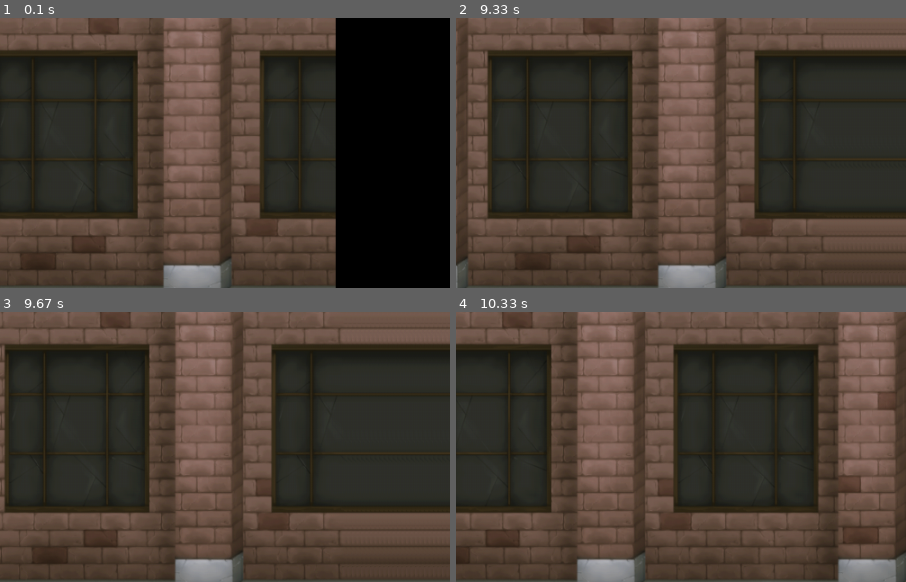
Above: before the commit, frames 1-4 (two rows, left to right).
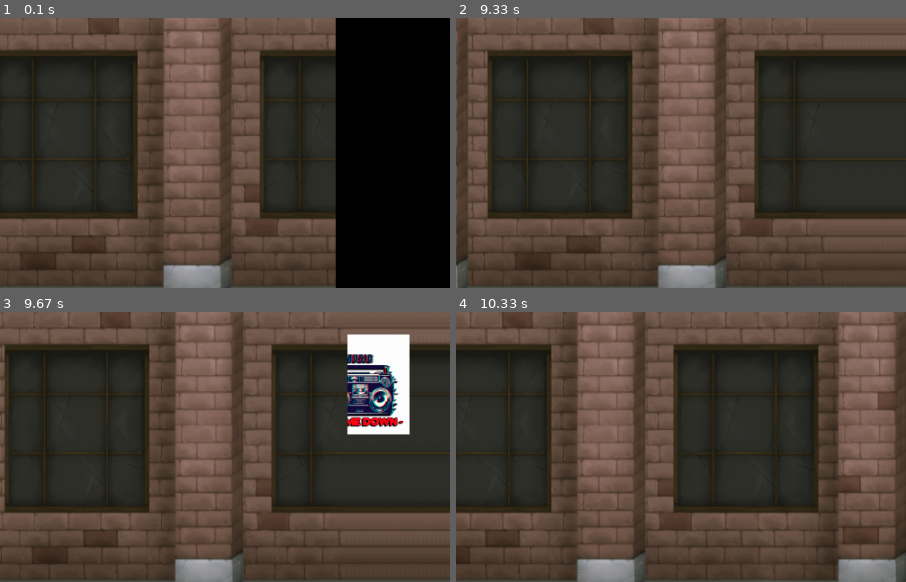
Above: after the commit, the same moments.

Repository: ValorianiO/Pygame-Curso
Game: pygame game, started from Juego.py
Two runs of this game, one before a commit and one after it. Both use one fixed random seed, a clock stepped at 60 frames per second and the inputs below.
Inputs:
- Up to frame 1 (0.1 s): no input
- Up to frame 2 (9.33 s): hold 9 0.33-0.8 s; hold D 0.33-0.8 s; hold 0 0.83-1.3 s; hold D 0.83-1.3 s; tap Space at 0.9, 1.2, 1.4, 1.7, 1.9, 2.2, 2.4, 2.7, 2.9, 3.23, 3.53, 3.73, 4.03, 4.3, 4.6, 4.87, 5.2, 5.63, 6.03, 6.33, 6.7, 7.1, 7.4, 7.6, 7.9, 8.1, 8.43, 8.73, 8.93, 9.23 s; hold M 1.33-1.8 s; hold D 1.33-1.8 s; hold , 1.83-2.3 s; hold D 1.83-2.3 s; hold D 2.33-2.8 s; hold W 2.83-3.13 s; hold D 3.17-3.63 s; hold 0 3.67-4.2 s; hold A 3.67-4.2 s; hold A 4.23-4.77 s; hold S 4.8-5.1 s; hold A 5.13-5.53 s; hold W 5.57-5.93 s; hold D 5.97-6.6 s; hold S 6.63-7 s; hold A 7.03-7.5 s; hold D 7.53-8 s; hold W 8.03-8.33 s; hold D 8.37-8.83 s; hold A from 8.87 s (still down)
- Up to frame 3 (9.67 s): release A at 9.4 s; hold S from 9.43 s (still down); tap Space at 9.5 s; tap 9 at 9.58 s
- Up to frame 4 (10.33 s): release S at 9.73 s; hold A 9.77-10.17 s; tap Space at 9.83, 10.27 s; hold W from 10.2 s (still down)
The pictures show only the part of the screen within x 50-100%, y 0-50%; the shares and areas given below are measured in that part.

Frames 1-2 are identical in both runs. In frame 3, 5.1% of the frame differs, in the area x 77-92%, y 8-46%; in frame 4, nothing differs.

Commit message:
musica de fondo y controles de volumen para el jugador

Diff:
--- a/Juego.py
+++ b/Juego.py
@@ -11,6 +11,9 @@
 
 icono = pygame.image.load("imagenes/gunner.png")
 fondo = pygame.image.load("imagenes/ciudad.png")
+
+pygame.mixer.music.load('sonido/intergalactic_odyssey.ogg')
+pygame.mixer.music.play(-1)
 
 pygame.display.set_icon(icono)
 quieto = pygame.image.load('imagenes/idle1.png')
@@ -31,6 +34,12 @@
 
 salta =[pygame.image.load('imagenes/jump1.png'),
             pygame.image.load('imagenes/jump2.png') ]
+
+sonido_arriba = pygame.image.load('sonido/volume_up.png')
+sonido_abajo = pygame.image.load('sonido/volume_down.png')
+sonido_mute = pygame.image.load('sonido/volume_muted.png')
+sonido_max = pygame.image.load('sonido/volume_max.png')
+
 x = 0
 px =50
 py= 200
@@ -118,6 +127,27 @@
         cuentaSalto = 10
         salto = False
 
+    if keys[pygame.K_9] and pygame.mixer.music.get_volume() > 0.0:
+      pygame.mixer.music.set_volume(pygame.mixer.music.get_volume() - 0.01)
+      pantalla.blit(sonido_abajo, (850, 25))
+    elif keys[pygame.K_9] and pygame.mixer.music.get_volume() == 0.0:
+      pantalla.blit(sonido_mute, (850, 25))
+
+    if keys[pygame.K_0] and pygame.mixer.music.get_volume() < 1.0:
+      pygame.mixer.music.set_volume(pygame.mixer.music.get_volume() + 0.01)
+      pantalla.blit(sonido_arriba, (850, 25))
+    elif keys [pygame.K_0] and pygame.mixer.music.get_volume() == 1.0:
+      pantalla.blit(sonido_max, (850, 25))
+
+    elif keys[pygame.K_m]:
+      pygame.mixer.music.set_volume(0.0)
+      pantalla.blit(sonido_mute, (850, 25))
+
+    elif keys[pygame.K_COMMA]:
+      pygame.mixer.music.set_volume(1.0)
+      pantalla.blit(sonido_max, (850, 25))
+
+    pygame.display.update()
     recargaPantalla()
 
 pygame.quit()
Binary file added: sonido/volume_down.png
Binary file added: sonido/volume_max.png
Binary file added: sonido/volume_muted.png
Binary file added: sonido/volume_up.png
Not shown, added: sonido/intergalactic_odyssey.ogg
